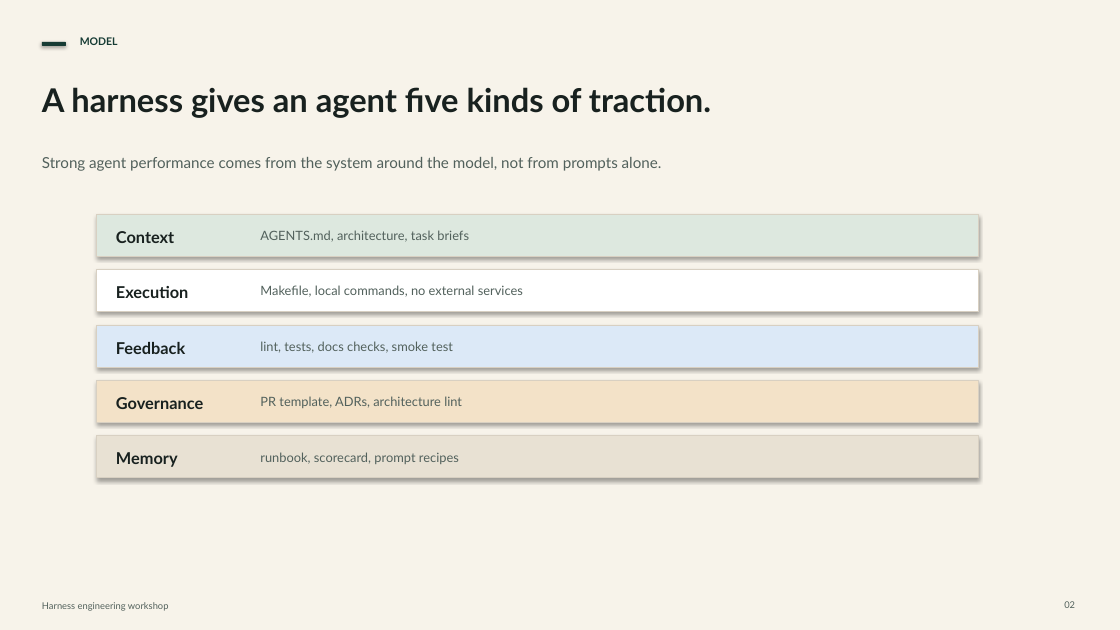
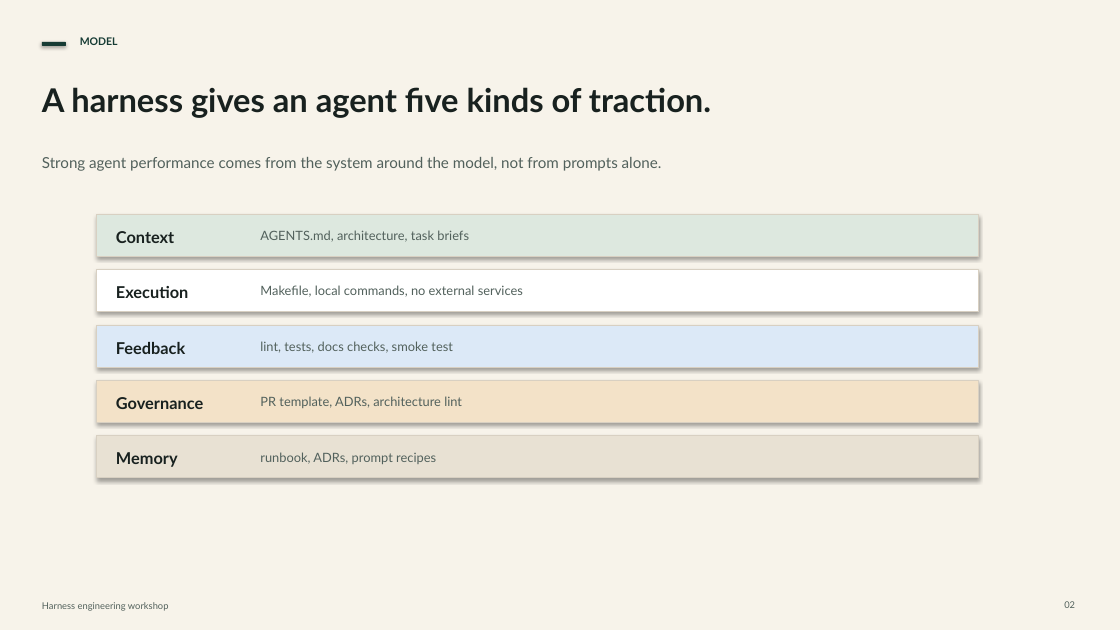
Before and after one commit to usamadar/harness-engineering-demo, a slide deck: slide 2 of presentations/harness-engineering-workshop.pptx. Drawn at 1120x630 pixels with LibreOffice and Linux fonts; fonts in the diff are those of the drawing. Boxes give left, top, right and bottom in pixels: in the first picture for what was removed or moved away, otherwise in the second. Text is boxed around its words. In the diff, an @@ line names an element or a change of style, - is before the commit and + after.

Commit message:
Remove internal maturity score from deck

```diff
--- a/presentations/harness-engineering-workshop.pptx
+++ b/presentations/harness-engineering-workshop.pptx
@@ text at box(260, 452, 436, 464): text changed @@
-runbook, scorecard, prompt recipes
+runbook, ADRs, prompt recipes
```
Also in this commit, not shown: 2 other slides changed.
